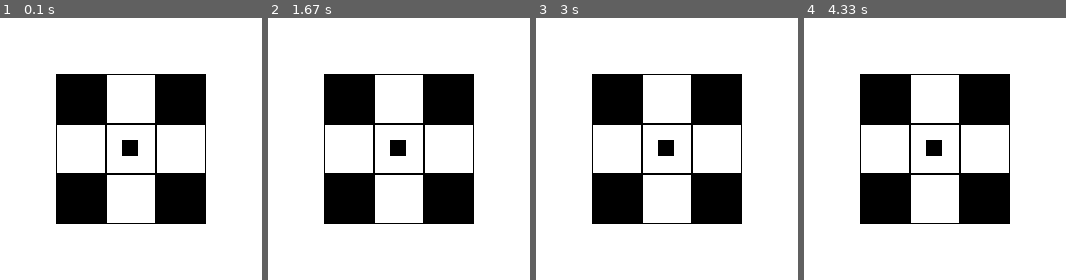
Above: before the commit, frames 1-4 (left to right).
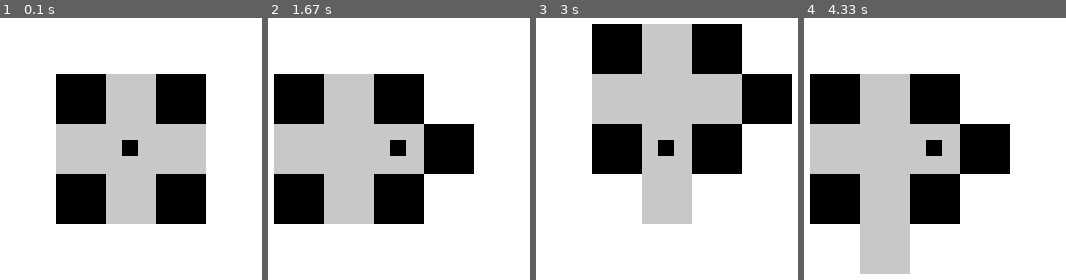
Above: after the commit, the same moments.

Repository: sillypantscoder/pygame_maze
Game: pygame game, started from main.py
Two runs of this game, one before a commit and one after it. Both use one fixed random seed, a clock stepped at 60 frames per second and the inputs below.
Inputs:
- Up to frame 1 (0.1 s): no input
- Up to frame 2 (1.67 s): hold Right 0.33-0.8 s; hold Up 0.83-1.13 s
- Up to frame 3 (3 s): hold Left 1.67-2.2 s; hold Down 2.23-2.53 s
- Up to frame 4 (4.33 s): hold Up 3-3.37 s; hold Right 3.4-4.03 s

The runs differ from the first frame. In frame 1, 18% of the frame differs, in the area x 21-79%, y 21-79%; in frame 2, 42%; in frame 3, 46%, in the area x 21-98%, y 2-79%; in frame 4, 46%.

Commit message:
Empty blocks are gray

Diff:
--- a/main.py
+++ b/main.py
@@ -3,6 +3,7 @@
 
 WHITE = (255, 255, 255)
 BLACK = (0, 0, 0)
+GRAY = (200, 200, 200)
 ZOOM = 50
 BOARD = [{"x": x, "y": y, "state": 1 * ((x != 0) and (y != 0))} for x in [-1, 0, 1] for y in [-1, 0, 1]]
 playerpos = [0, 0]
@@ -45,7 +46,7 @@
 
 def newBlockState() -> int:
 	"""Generates a new block state."""
-	return random.choices([0, 1], weights=[5, 1], k=1)[0]
+	return random.choices([0, 1], weights=[1, 1], k=1)[0]
 
 screen = pygame.display.set_mode(SCREENSIZE, pygame.RESIZABLE)
 
@@ -59,23 +60,23 @@
 			SCREENSIZE = event.size
 			screen = pygame.display.set_mode(SCREENSIZE, pygame.RESIZABLE)
 		elif event.type == pygame.KEYDOWN:
-			if event.key == pygame.K_w:
+			if event.key == pygame.K_UP:
 				playerMove("up")
-			elif event.key == pygame.K_s:
+			elif event.key == pygame.K_DOWN:
 				playerMove("down")
-			elif event.key == pygame.K_a:
+			elif event.key == pygame.K_LEFT:
 				playerMove("left")
-			elif event.key == pygame.K_d:
+			elif event.key == pygame.K_RIGHT:
 				playerMove("right")
 	# Drawing
-	offset = [(SCREENSIZE[0] / 2) - (ZOOM / 2), (SCREENSIZE[1] / 2) - (ZOOM / 2)]
+	offset = [(SCREENSIZE[0] / 2) + (ZOOM / -2) + (playerpos[0] * -ZOOM), (SCREENSIZE[1] / 2) + (ZOOM / -2) + (playerpos[1] * -ZOOM)]
 	screen.fill(WHITE)
 	alreadySeen = []
 	for cell in BOARD:
 		cellrect = pygame.Rect(cell["x"] * ZOOM, cell["y"] * ZOOM, ZOOM, ZOOM)
 		cellrect.move_ip(*offset)
 		if cell["state"] == 0:
-			pygame.draw.rect(screen, BLACK, cellrect, 1)
+			pygame.draw.rect(screen, GRAY, cellrect)
 		if cell["state"] == 1:
 			pygame.draw.rect(screen, BLACK, cellrect)
 	playerrect = pygame.Rect((playerpos[0] * ZOOM) + (ZOOM / 3), (playerpos[1] * ZOOM) + (ZOOM / 3), ZOOM / 3, ZOOM / 3)
